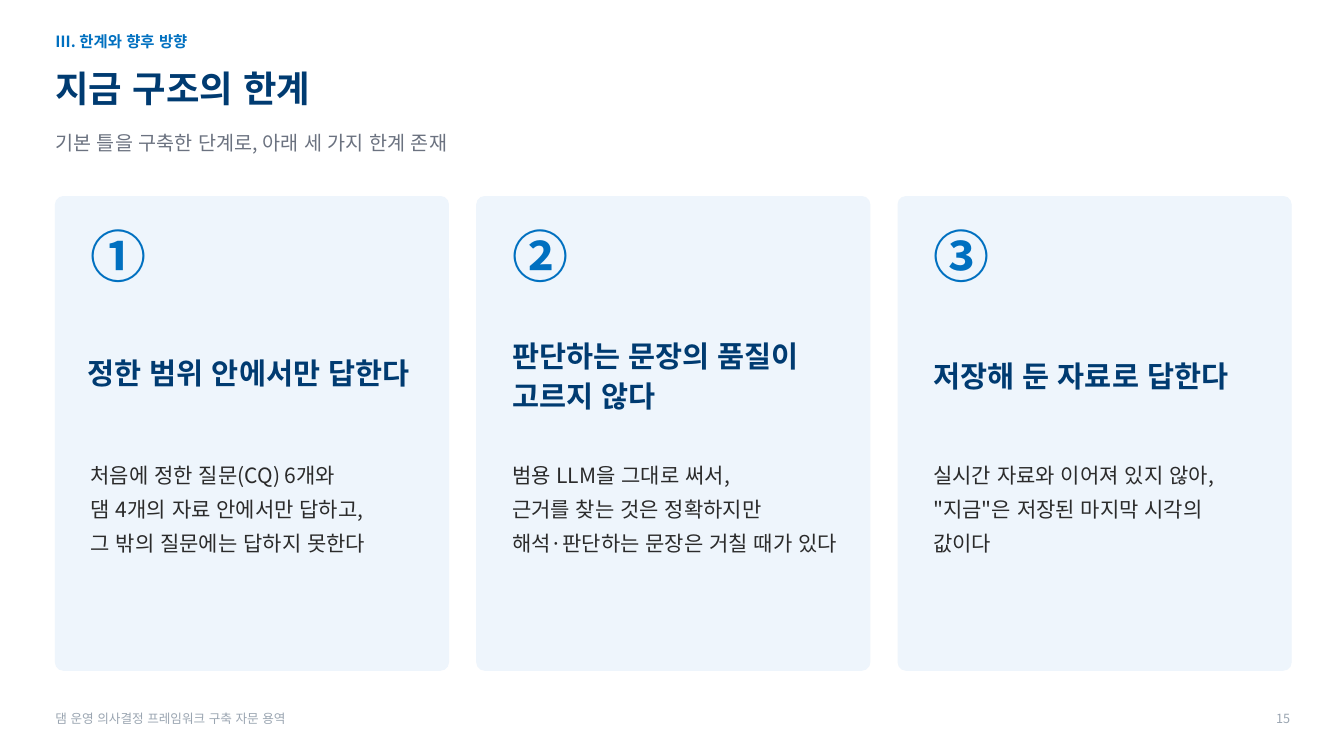
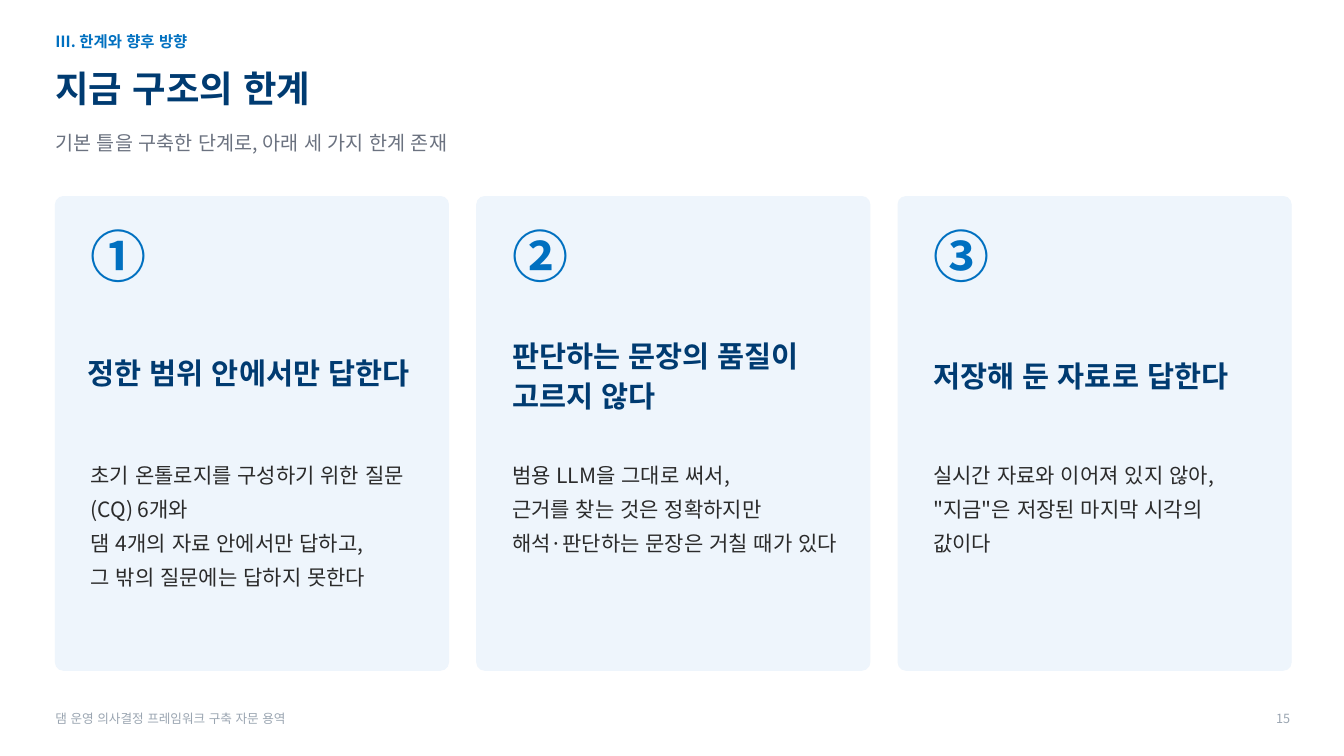
Before and after one commit to mkm1119/KGRAG-LLM, a slide deck: slide 15 of project_khnp/2026.11.26_한강수력본부_발표자료_초안.pptx. Drawn at 1344x756 pixels with LibreOffice and Linux fonts; fonts in the diff are those of the drawing; background and template pictures are left out. Boxes give left, top, right and bottom in pixels: in the first picture for what was removed or moved away, otherwise in the second. Text is boxed around its words. In the diff, an @@ line names an element or a change of style, - is before the commit and + after.

```diff
--- a/project_khnp/2026.11.26_한강수력본부_발표자료_초안.pptx
+++ b/project_khnp/2026.11.26_한강수력본부_발표자료_초안.pptx
@@ text at <box>91,465,404,521</box>: text changed @@
-처음에 정한 질문(CQ) 6개와
+초기 온톨로지를 구성하기 위한 질문(CQ) 6개와
```
Also in this commit, not shown: 5 other slides changed, 1 other file.
